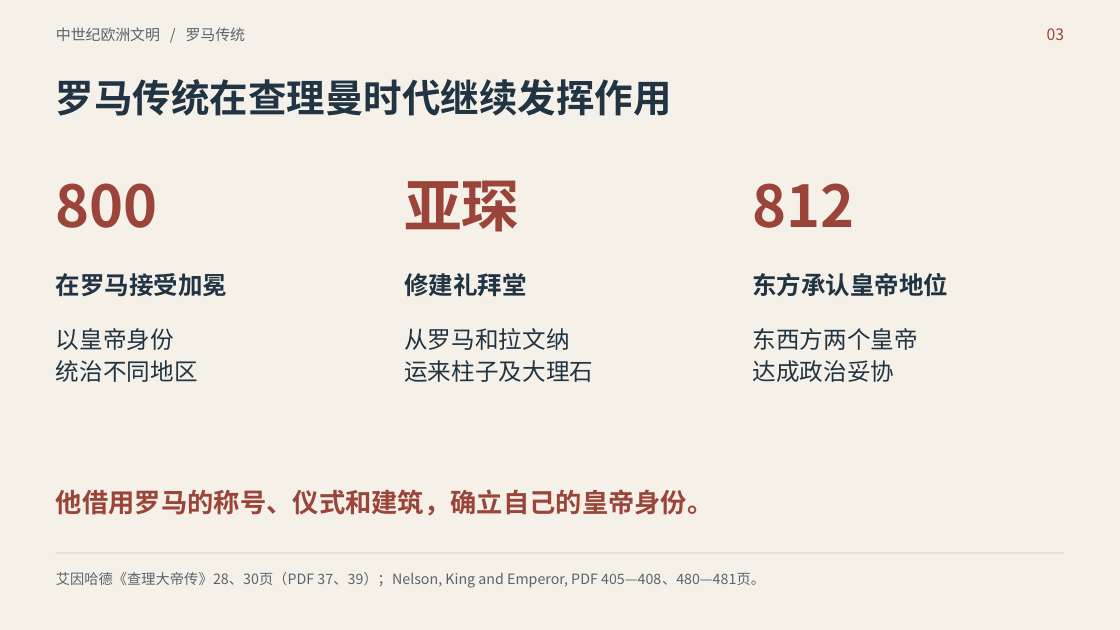
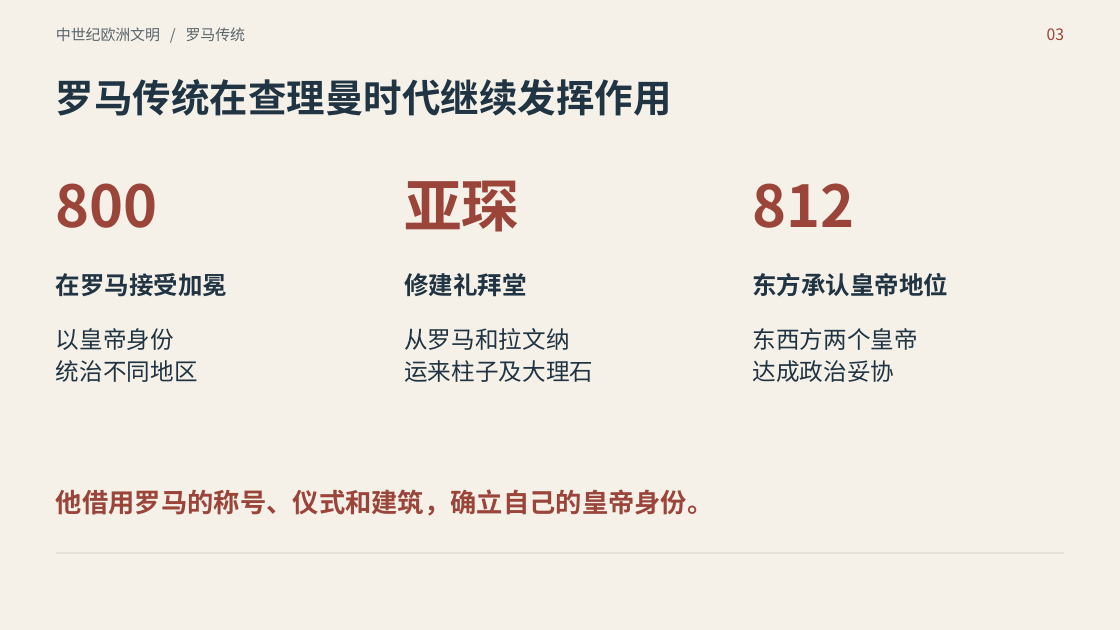
Before and after one commit to mimiqi/FDU-GECC10068-MedievalEuropeanCivilization, a slide deck: slide 3 of 讨论课/交付文件/查理曼_政治治理视角_12分钟汇报.pptx. Drawn at 1120x630 pixels with LibreOffice and Linux fonts; fonts in the diff are those of the drawing. Boxes give left, top, right and bottom in pixels: in the first picture for what was removed or moved away, otherwise in the second. Text is boxed around its words. In the diff, an @@ line names an element or a change of style, - is before the commit and + after.

Commit message:
docs: 深化查理曼汇报论证并同步讲稿

```diff
--- a/讨论课/交付文件/查理曼_政治治理视角_12分钟汇报.pptx
+++ b/讨论课/交付文件/查理曼_政治治理视角_12分钟汇报.pptx
@@ text removed at (x1=56, y1=572, x2=765, y2=588) @@
-艾因哈德《查理大帝传》28、30页（PDF 37、39）；Nelson, King and Emperor, PDF 405—408、480—481页。
```
Also in this commit, not shown: 10 other slides changed, 1 slide removed, 23 other files.
